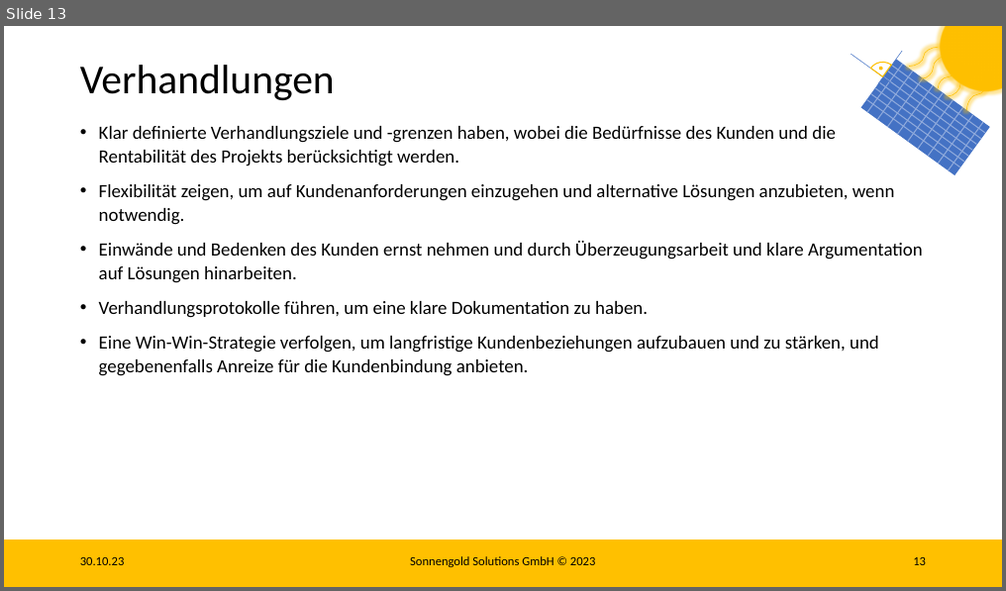
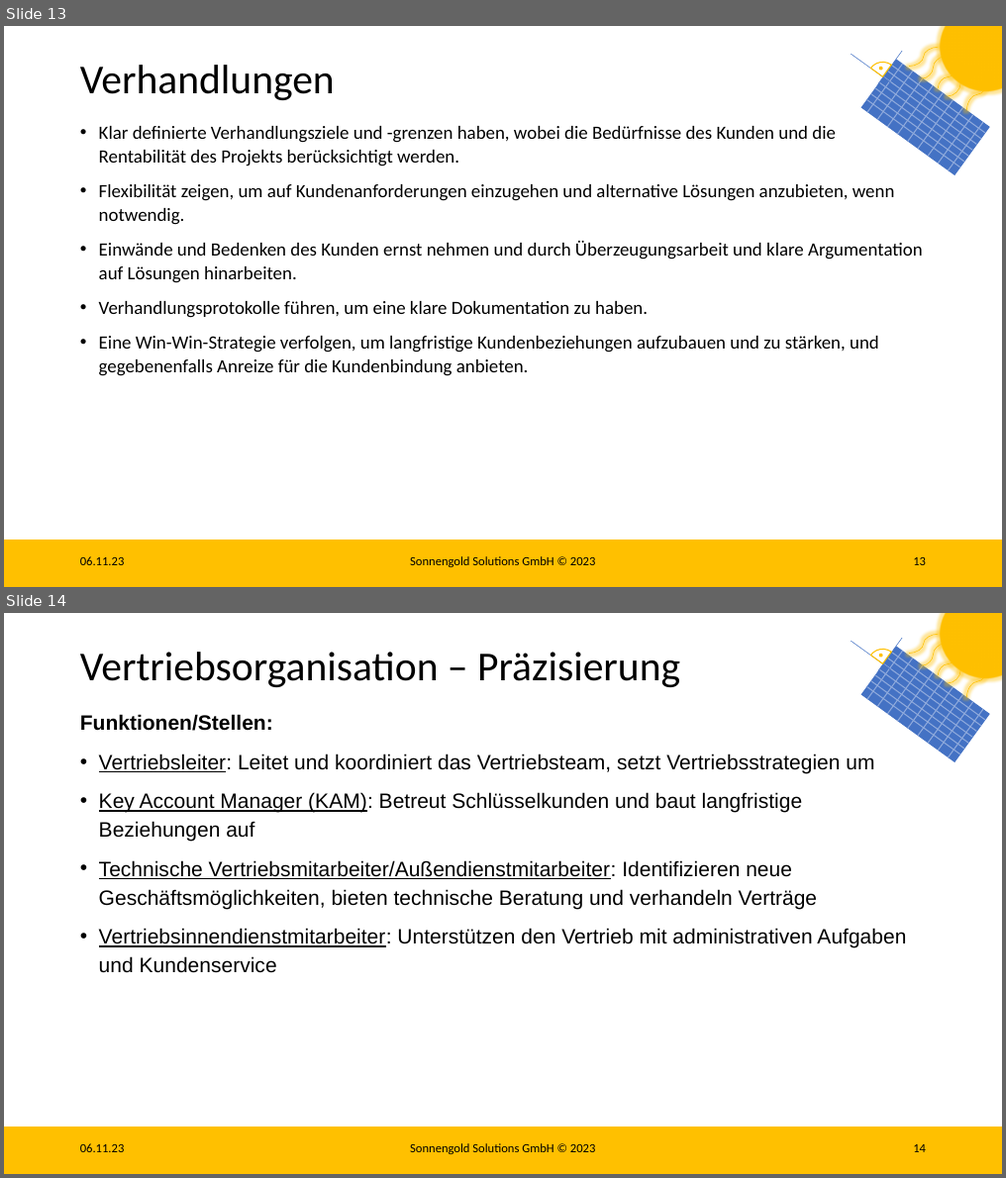
Before and after one commit to Lukas2104/sonnengold-solutions, a slide deck: ConsultingAbschlusspräsentation.pptx. Shown one above the other, each under a label of ours: slide 13 before the commit, slides 13 and 14 after it. The pictures are 1006x591 and 1006x1178 pixels, drawn with LibreOffice and Linux fonts; fonts in the diff are those of the drawing. Boxes give left, top, right and bottom in pixels: in the first picture for what was removed or moved away, otherwise in the second. Text is boxed around its words. In the diff, an @@ line names an element or a change of style, - is before the commit and + after.

```diff
--- a/ConsultingAbschlusspräsentation.pptx
+++ b/ConsultingAbschlusspräsentation.pptx
@@ slide 14 added at [4, 613, 1002, 1174], background #FFFFFF; not listed: 28 template elements that a slide beside it also shows @@
@@ title added at [80, 652, 680, 687], 39.6 pt, text #000000 @@
+Vertriebsorganisation – Präzisierung
@@ text added at [80, 714, 906, 973], 20 pt, text #000000 @@
+Funktionen/Stellen:
+• Vertriebsleiter: Leitet und koordiniert das Vertriebsteam, setzt Vertriebsstrategien um
+• Key Account Manager (KAM): Betreut Schlüsselkunden und baut langfristige Beziehungen auf
+• Technische Vertriebsmitarbeiter/Außendienstmitarbeiter: Identifizieren neue Geschäftsmöglichkeiten, bieten technische Beratung und verhandeln Verträge
+• Vertriebsinnendienstmitarbeiter: Unterstützen den Vertrieb mit administrativen Aufgaben und Kundenservice
@@ text added at [80, 1144, 125, 1153], 12 pt, text #000000 @@
+06.11.23
@@ text added at [410, 1144, 596, 1155], 12 pt, text #000000 @@
+Sonnengold Solutions GmbH © 2023
@@ page number added at [913, 1145, 926, 1153], 12 pt, text #000000 @@
+14
@@ slide 13 changed as well @@
@@ text at [80, 557, 125, 566]: text changed @@
-30.10.23
+06.11.23
```
Also in this commit, not shown: 13 other slides changed, 6 other slides added.
